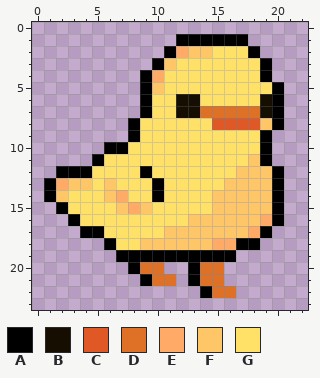
Edited in one commit: pixel-art sprite (data/gfx/waddle_right_0.png). Above: the version before the commit.
The file is 23x24 pixels.
Palette (. is transparent): A #000000  B #150e01  C #df5826  D #df7126  E #ffab67  F #ffc667  G #ffe167
Pixels before, first column x 1:
 1 ...........AAAAAA...
 2 ..........AEFFGGGA..
 3 .........AFGGGGGGGA.
 4 ........AEGGGGGGGGA.
 5 ........AFGGGGGGGGGA
 6 ........AGGBBGGGGGBA
 7 ........AGGBBDDDDDBA
 8 .......AGGGGGGCCCCFA
 9 .......AGGGGGGGGGGA.
10 .....AAGGGGGGGGGGGA.
11 ....AGGGGGGGGGGGGFA.
12 .AAAGGGGAGGGGGGGFFFA
13 AEFFGFGGGAGGGGGFFFFA
14 AFGGGFEGGAGGGGFFFFFA
15 .AGGGGFEFGGGGGFFFFFA
16 ..AGGGGGGGGGFFFFFFEA
17 ...AAGGGGGFFFFFFFEA.
18 .....AGGFFFFFFEEAA..
19 ......AAAAAAAAAA....
20 .......ADD..ADD.....
21 ........ADD.ADD.....
22 .............ADD....
The same view after the edit:
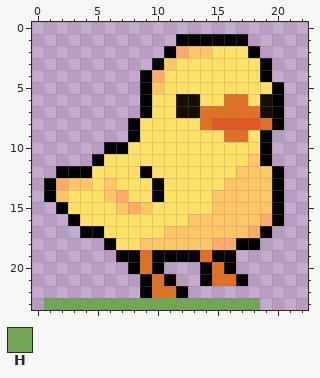
Colours new in this view: H #72a556
Diff:
Colour A is added in row 20 at x 16; in row 21 at x 17; in row 22 at x 9 and 12.
Colour A replaces colour D in row 20 at x 10 and 14; in row 21 at x 11 and 14.
Colour D is added in row 21 at x 16; in row 22 at x 10 to 11.
Colour D replaces colour A in row 19 at x 9 and 14.
Colour D replaces colour F in row 8 at x 19.
Colour D replaces colour G in row 6 at x 16 to 17; in row 8 at x 14; in row 9 at x 16 to 17.
Colour H is added in row 23 at x 1 to 18.
Colour A is gone in rows 20 to 21 at x 13; in row 22 at x 14.
Colour D is gone in row 22 at x 15 to 16.
Changed places in both pictures, as pixel boxes (x1, y1, x2, y2):
changed: (200, 94, 272, 142)
changed: (44, 250, 260, 310)
